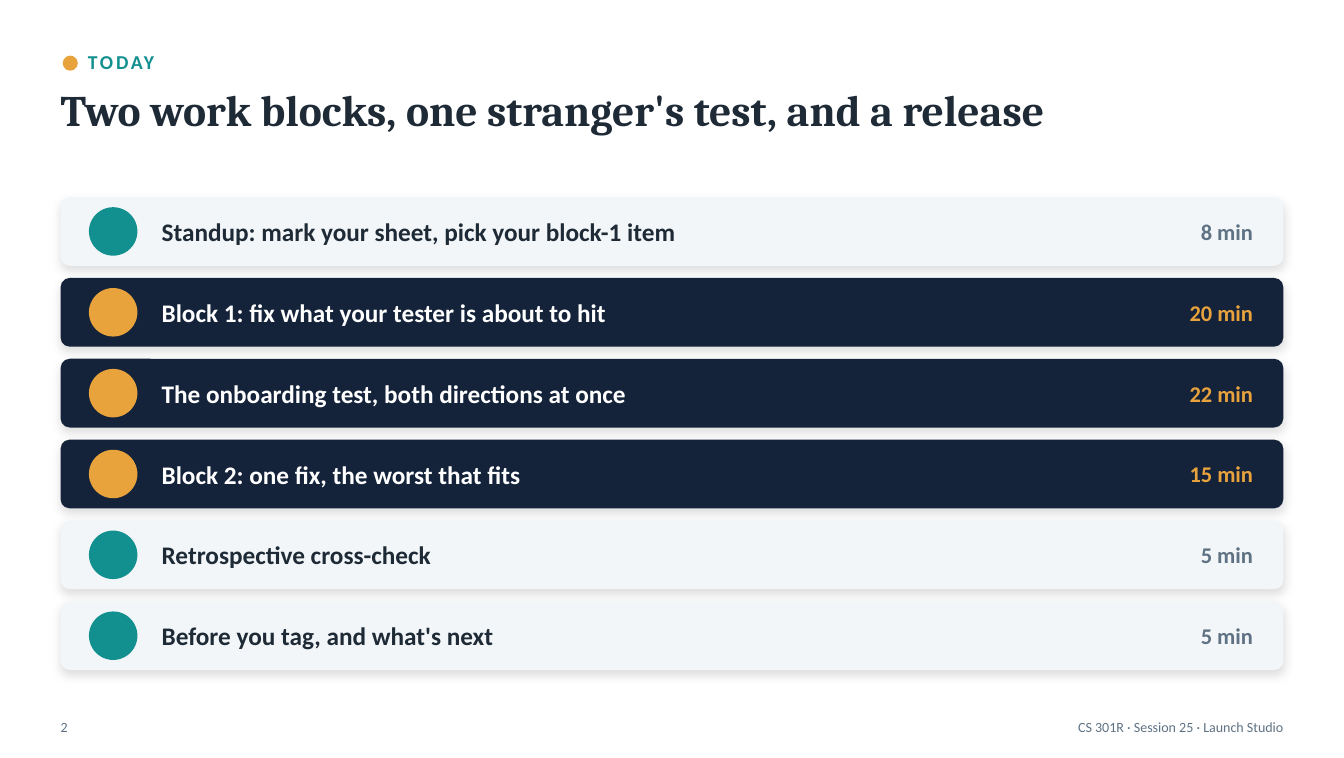
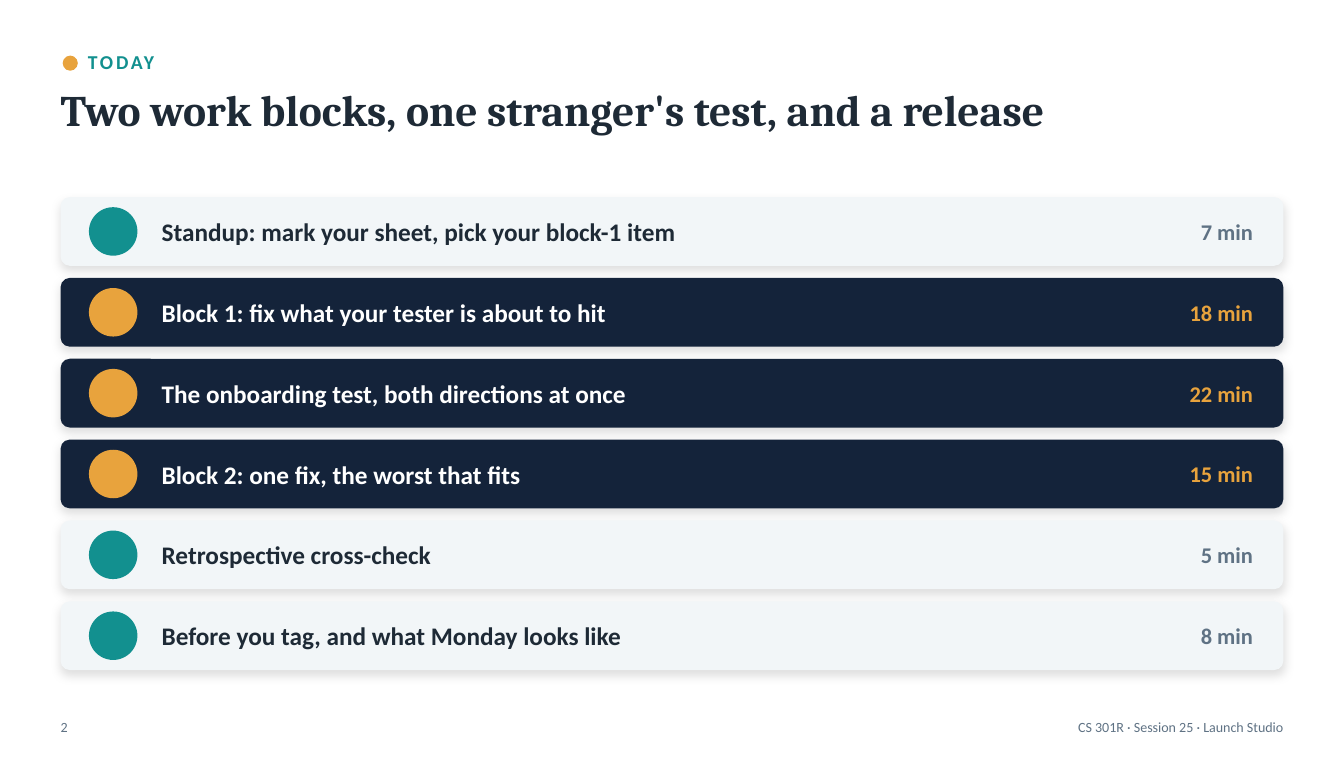
Before and after one commit to BYU-CS-Course-Ops/CS380, a slide deck: slide 2 of canvas_material/lectures/powerpoint/Session25-LaunchStudio.pptx. Drawn at 1344x758 pixels with LibreOffice and Linux fonts; fonts in the diff are those of the drawing; background and template pictures are left out. Boxes give left, top, right and bottom in pixels: in the first picture for what was removed or moved away, otherwise in the second. Text is boxed around its words. In the diff, an @@ line names an element or a change of style, - is before the commit and + after.

```diff
--- a/canvas_material/lectures/powerpoint/Session25-LaunchStudio.pptx
+++ b/canvas_material/lectures/powerpoint/Session25-LaunchStudio.pptx
@@ text at <box>1201,224,1253,240</box>: text changed @@
-8 min
+7 min
@@ text at <box>1190,305,1253,321</box>: text changed @@
-20 min
+18 min
@@ text at <box>162,627,621,650</box>: text changed @@
-Before you tag, and what's next
+Before you tag, and what Monday looks like
@@ text at <box>1201,628,1253,644</box>: text changed @@
-5 min
+8 min
```
Also in this commit, not shown: 3 other slides changed, 1 slide added, 17 other files.
